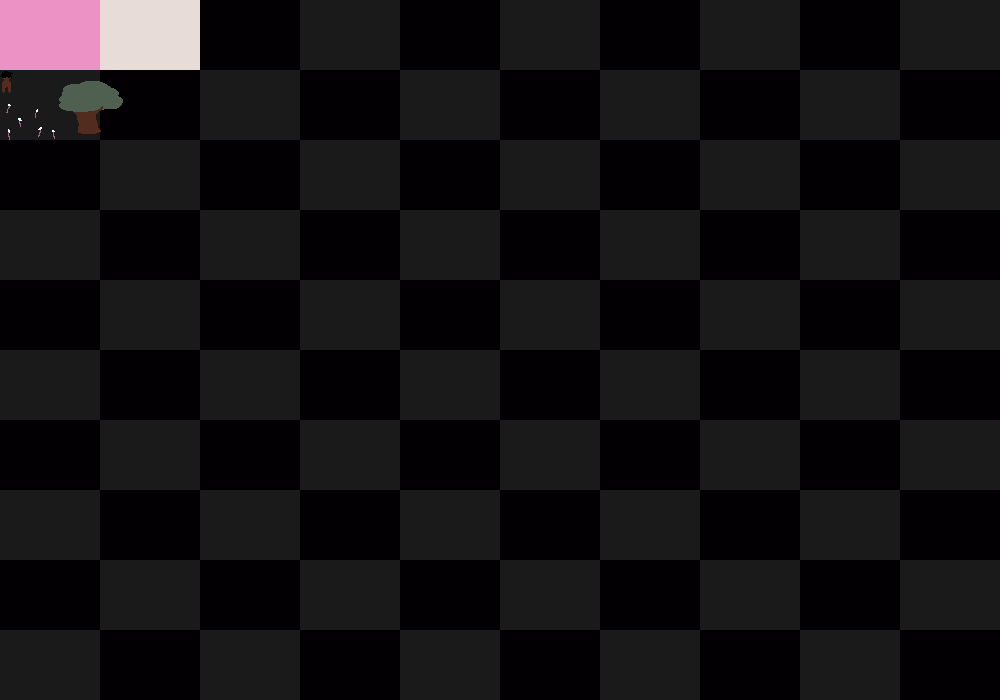
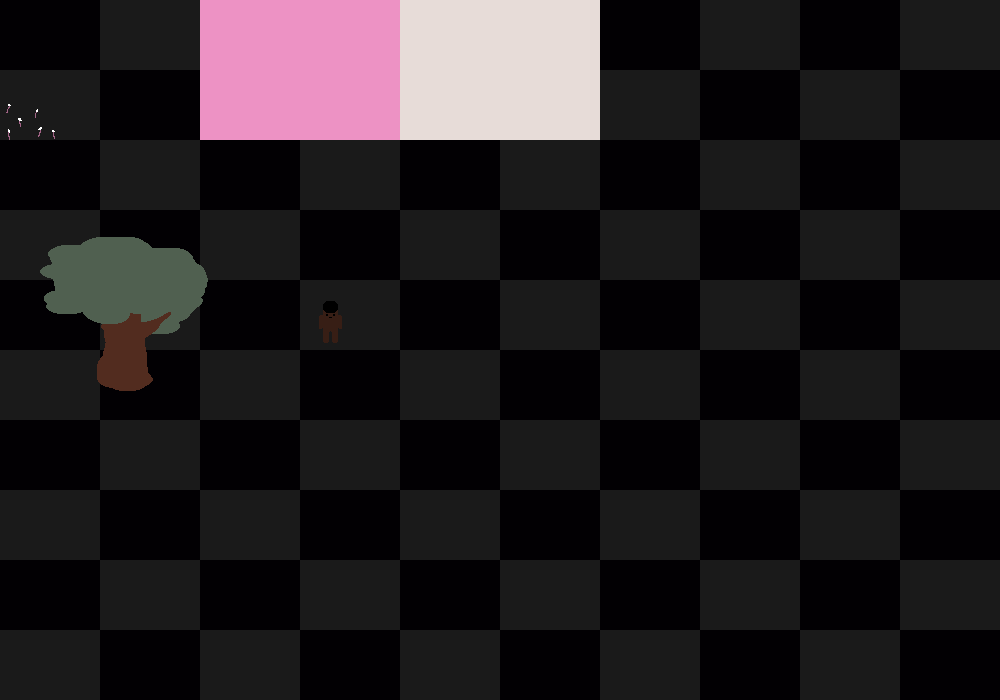
The second 1000px x 700px image is a revision of the first. Changes to its layers:
painted on "Layer #1" over (x1=0, y1=0, x2=600, y2=391)
